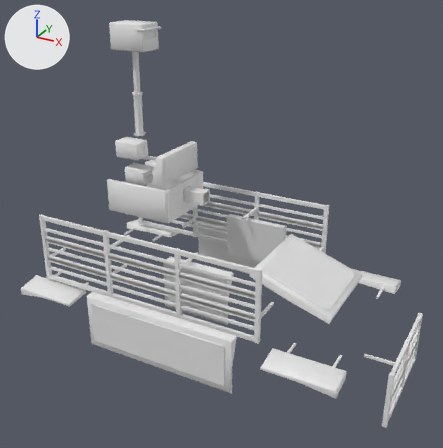
Two versions of the glTF model art/parts/kit/scout_shachaf.glb, one commit apart.
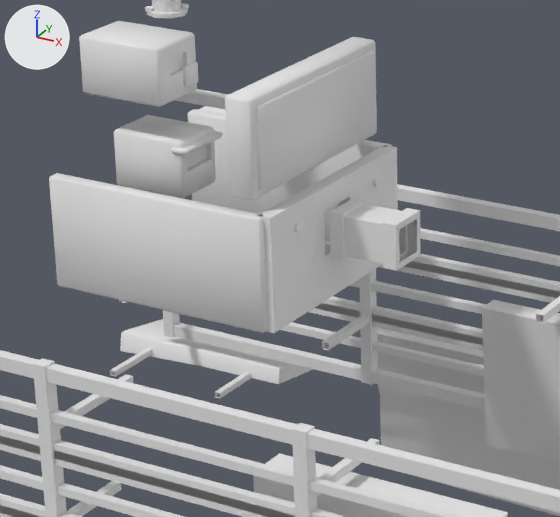
The first picture shows the older version from a 50 mm lens placed at (3.34, -5.93, 5.06), pointed at (0.16, -0.14, 2.17). The close-ups show the older and then the newer version on the part from 21% to 56% of the width and 29% to 61% of the height of that picture. Only the edits that show in the close-ups are written down. Lighting does not change. The marker at upper left points along +X, +Y and +Z. Vertices at exactly the same position are counted once.

The first close-up shows 'kit_armour_1_hull_hull', 'kit_armour_2_hull_hull', 'kit_armour_3_hull_hull', 'kit_armour_3_hull_hull_far', 'kit_armour_3_hull_hull_near', 'kit_firepower_1_turret_metal', 'kit_firepower_2_turret_metal', 'kit_firepower_3_turret_metal', 'kit_sensors_1_hull_hull', 'kit_sensors_2_hull_hull', 'kit_sensors_3_hull_hull'.
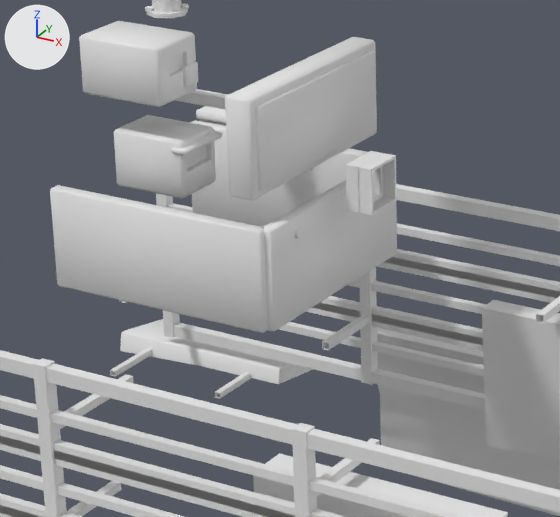
What differs and where, as boxes [x1, y1, x2, y2] in the close-ups (560 x 517 px; the box of a moved part takes in the faces that stretch with it):
'kit_firepower_3_turret_metal', reshaped
    before: [49, 109, 398, 333]
    after: [50, 120, 397, 333]
'kit_firepower_2_turret_metal', reshaped (9% narrower, 34% shorter)
    before: [198, 106, 420, 271]
    after: [196, 106, 397, 215]
part 1 of me_kit_firepower_2_turret_metal, moved or reshaped
    before: [383, 208, 420, 271]
    after: [346, 151, 383, 213]
part 2 of me_kit_firepower_2_turret_metal, moved or reshaped
    before: [330, 198, 406, 264]
    after: [359, 153, 397, 215]
part 3 of me_kit_firepower_3_turret_metal, moved or reshaped
    before: [294, 223, 301, 232]
    after: [294, 229, 301, 238]
part 4 of me_kit_firepower_3_turret_metal, moved or reshaped (not visible afterwards)
    before: [373, 178, 380, 186]
part 5 of me_kit_firepower_3_turret_metal, rebuilt
    before: [258, 186, 327, 333]
    after: [263, 180, 397, 332]
part 6 of me_kit_firepower_3_turret_metal, deleted
    before: [337, 146, 398, 284]
part 7 of me_kit_firepower_3_turret_metal, deleted
    before: [311, 172, 350, 211]
part 8 of me_kit_firepower_3_turret_metal, moved or reshaped
    before: [187, 109, 392, 241]
    after: [190, 120, 368, 227]
part 9 of me_kit_firepower_3_turret_metal, moved or reshaped
    before: [49, 173, 268, 332]
    after: [50, 185, 268, 332]

Patch to the scene script:
```diff
--- a/art/parts/kit/scout_shachaf.glb.py
+++ b/art/parts/kit/scout_shachaf.glb.py
@@ me_kit_firepower_2_turret_metal @@
 # used by ob_kit_firepower_2_turret_metal; location = (0.0, 0.0, 0.0)
-me_kit_firepower_2_turret_metal.from_pydata(...)  # 96 vertices, 168 faces; spans x -1.276..-0.125, y -0.078..0.663, z 2.25..2.55
+me_kit_firepower_2_turret_metal.from_pydata(...)  # 96 vertices, 168 faces; spans x -1.276..-0.22, y -0.07..0.663, z 2.25..2.654
+# me_kit_firepower_2_turret_metal part 1: all 16 vertices in x -0.175..-0.125, y -0.078..0.082, z 2.319..2.479 are moved by (-0.142, 0.008, 0.174)
+# me_kit_firepower_2_turret_metal part 2: all 16 vertices in x -0.38..-0.33, y -0.078..0.082, z 2.319..2.479 are moved by (0.11, 0.008, 0.174)
@@ me_kit_firepower_3_turret_metal @@
 # used by ob_kit_firepower_3_turret_metal; location = (0.0, 0.0, 0.0)
-me_kit_firepower_3_turret_metal.from_pydata(...)  # 104 vertices, 168 faces; spans x -1.275..-0.39, y -0.425..0.425, z 2.16..2.56
+me_kit_firepower_3_turret_metal.from_pydata(...)  # 96 vertices, 164 faces; spans x -1.275..-0.39, y -0.425..0.425, z 2.16..2.517
+# me_kit_firepower_3_turret_metal part 3: the loose piece of 12 vertices spanning x -0.402..-0.39, y -0.264..-0.236, z 2.468..2.492 is moved by (0.0, 0.0, -0.021)
+# me_kit_firepower_3_turret_metal part 4: the loose piece of 12 vertices spanning x -0.402..-0.39, y 0.236..0.264, z 2.468..2.492 is moved by (0.0, 0.0, -0.021)
+# me_kit_firepower_3_turret_metal part 5: the loose piece of 8 vertices spanning x -0.45..-0.4, y -0.4..-0.078, z 2.16..2.56 is rebuilt with 24 vertices and now spans x -0.45..-0.4, y -0.4..0.4, z 2.16..2.517
+# me_kit_firepower_3_turret_metal part 6: the loose piece of 8 vertices spanning x -0.45..-0.4, y 0.082..0.4, z 2.16..2.56 is deleted
+# me_kit_firepower_3_turret_metal part 7: the loose piece of 8 vertices spanning x -0.45..-0.4, y -0.078..0.082, z 2.479..2.56 is deleted
+# me_kit_firepower_3_turret_metal part 8: 12 vertices moved from x -1.275..-0.425, y 0.375..0.425, z 2.552..2.56 to x -1.275..-0.425, y 0.375..0.425, z 2.509..2.517
+# me_kit_firepower_3_turret_metal part 9: 12 vertices moved from x -1.275..-0.425, y -0.425..-0.375, z 2.552..2.56 to x -1.275..-0.425, y -0.425..-0.375, z 2.509..2.517
+# other edits to the shape of me_kit_firepower_3_turret_metal do not show in these pictures
```
